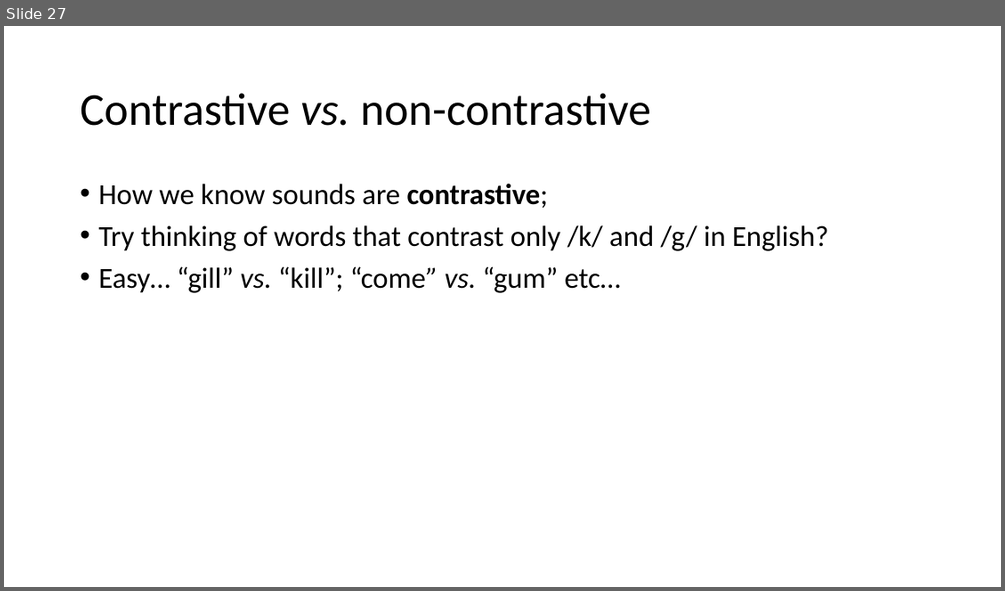
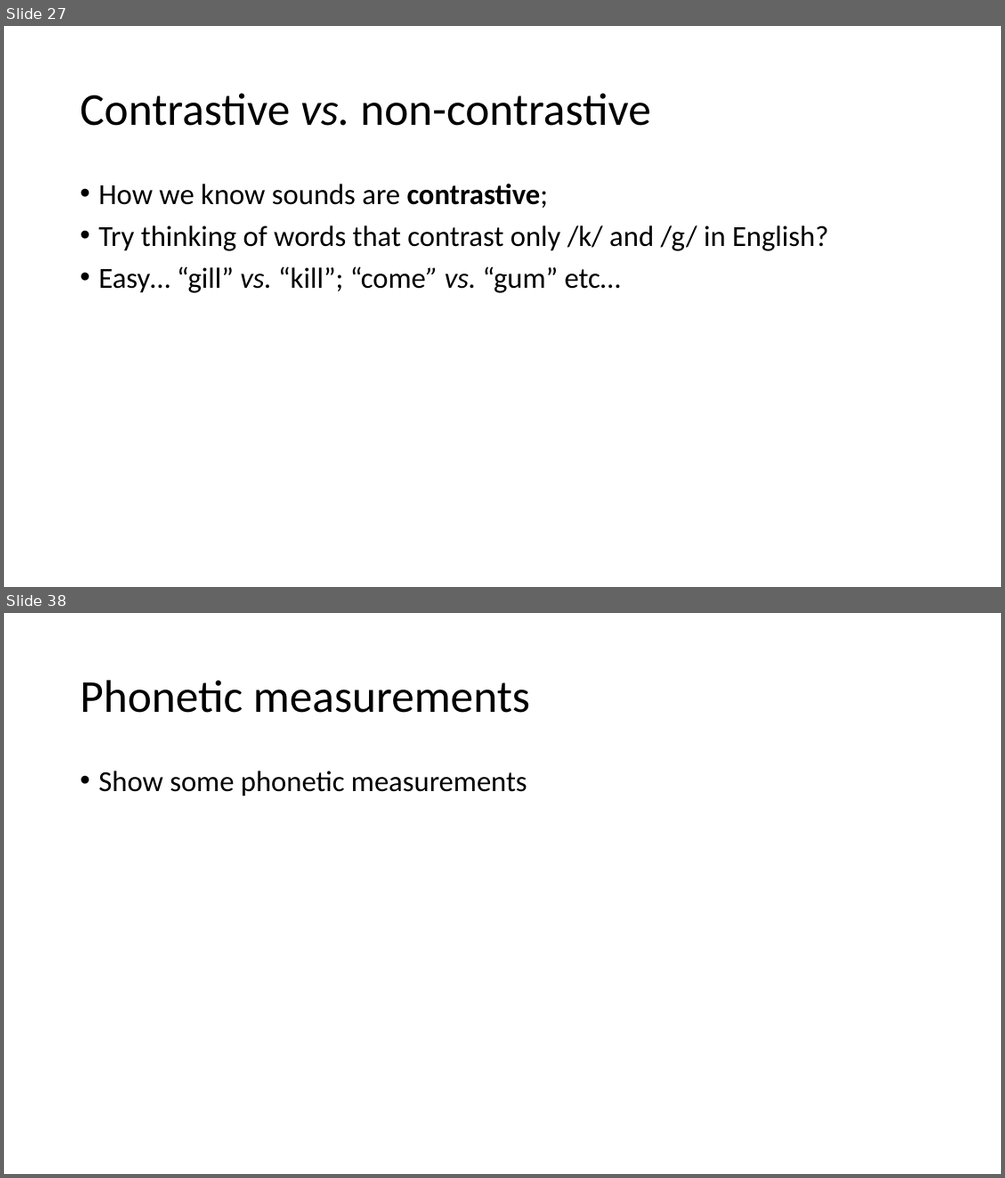
Before and after one commit to ajrtallman/Corpus_Linguistics_FSU_2023-2024, a slide deck: 03_lectures/CorpusLinguistics_2023_11_03.odp. Shown one above the other, each under a label of ours: slide 27 before the commit, slides 27 and 38 after it; the slides between them are not shown. The pictures are 1005x591 and 1005x1178 pixels, drawn with LibreOffice and Linux fonts; fonts in the diff are those of the drawing. Boxes give left, top, right and bottom in pixels: in the first picture for what was removed or moved away, otherwise in the second. Text is boxed around its words. In the diff, an @@ line names an element or a change of style, - is before the commit and + after.

```diff
--- a/03_lectures/CorpusLinguistics_2023_11_03.odp
+++ b/03_lectures/CorpusLinguistics_2023_11_03.odp
@@ slide 38 added at (4,613,1001,1174), background #FFFFFF @@
@@ title added at (80,680,530,713), 44 pt, text #000000 @@
+Phonetic measurements
@@ text added at (98,771,527,796), 28 pt, text #000000 @@
+• Show some phonetic measurements
```
Also in this commit, not shown: 1 slide changed, 12 other slides added.
